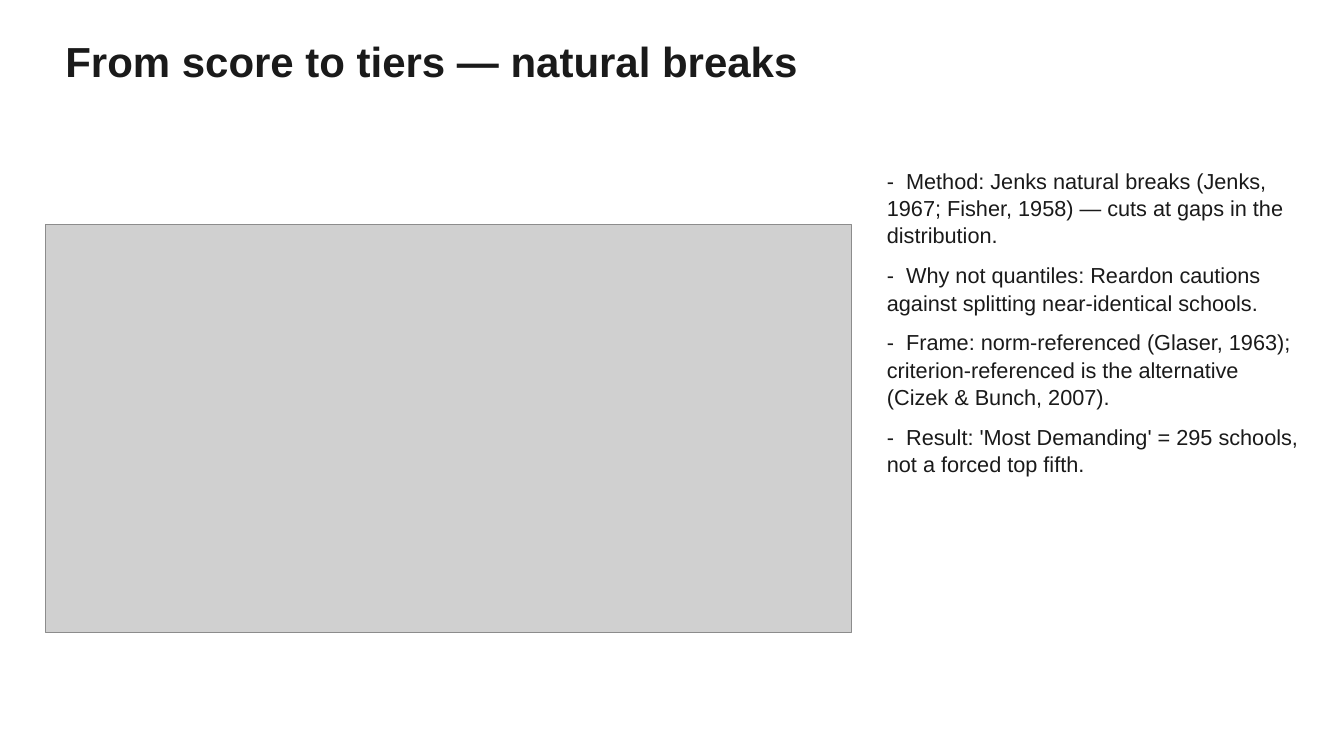
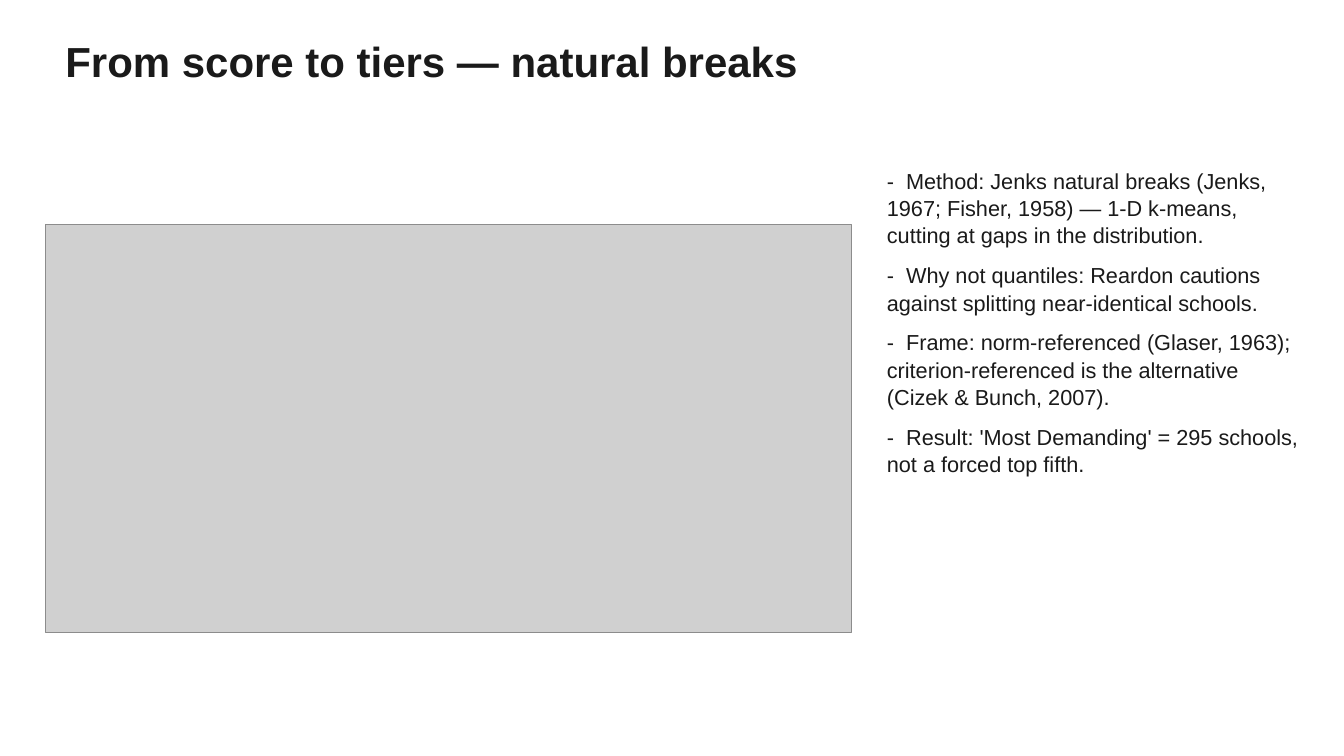
Before and after one commit to mchalekson/498-capstone, a slide deck: slide 7 of docs/MSDS_498_Midterm.pptx. Drawn at 1344x756 pixels with LibreOffice and Linux fonts; fonts in the diff are those of the drawing; grey boxes stand for pictures. Boxes give left, top, right and bottom in pixels: in the first picture for what was removed or moved away, otherwise in the second. Text is boxed around its words. In the diff, an @@ line names an element or a change of style, - is before the commit and + after.

```diff
--- a/docs/MSDS_498_Midterm.pptx
+++ b/docs/MSDS_498_Midterm.pptx
@@ text at (887,173,1266,248): text changed @@
-- Method: Jenks natural breaks (Jenks, 1967; Fisher, 1958) — cuts at gaps in the distribution.
+- Method: Jenks natural breaks (Jenks, 1967; Fisher, 1958) — 1-D k-means, cutting at gaps in the distribution.
```
Also in this commit, not shown: 4 other slides changed, 2 other files.
